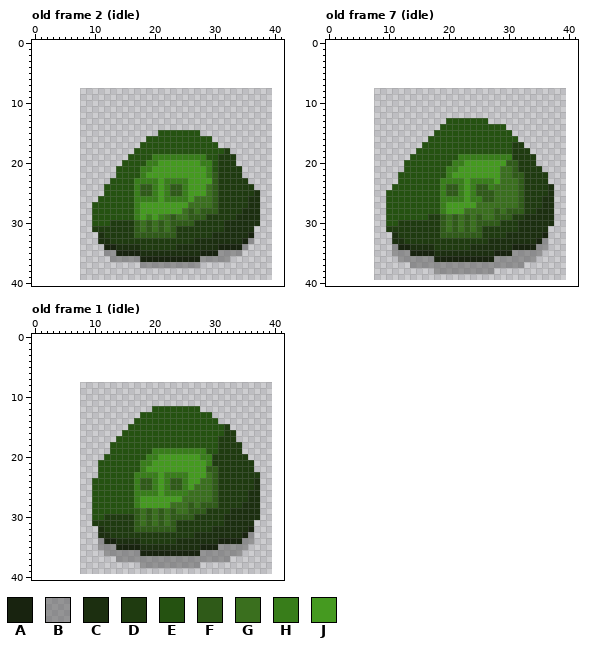
Pixel-art file: godot_project/Assets/Sprites/Monsters/AsepriteFiles/monster_slime.aseprite. That is the earlier state.
32x32 pixels, 14 frames. Colours within 5 levels of each other are drawn and written as one. Shown: old frame 2 (idle): x 0..41, y 0..40; old frame 7 (idle): x 0..41, y 0..40; old frame 1 (idle): x 0..41, y 0..40. The old version is drawn lined up with the new one, on the new canvas. The commit also changed other frames, which this record leaves out.
Visible layers, top first: "Skull" colour dodge, "Body", "Shadow".
Palette (. is transparent): A #18230f  B #5858587d  C #1c2f10  D #1f3b10  E #255211  F #2f5a18  G #3a6f1e  H #387d1a  J #459a20
Pixels before, old frame 2 (idle), first column x 10:
15 ...........EEEEEEE..........
16 .........EEEEEEEEEEE........
17 ........EEEEEEEEEEEEE.......
18 .......EEEEEEEEEEEEEEED.....
19 ......EEEEHHHHHHHHHEEDDD....
20 .....EEEEHHJJJJJJJHHEDDD....
21 ....EEEEHHJJJJJJJJJHEDDDD...
22 ....EEEEHJJJJJJJJJJHFDDDD...
23 ...EEEEHHHHJHHHHJJJJFDDDDD..
24 ..EEEEEHFFHJHFFHJJJGFDDDDDD.
25 ..EEEEEHFFHJHFFHJJJGFDDDDDDC
26 .EEEEEEHHHHJHHHHJGGGFDDDDDCC
27 EEEEEEEHJJJJJJJJGGGGFDDDDDCC
28 EEEEEEEHJJJJJJJGFGFFFDDDDCCC
29 EEEEEEEHJHJHGFGGFFFDDDDDCCCC
30 EEEDDDDFGFGFGFFFFDDDDDCCCCCC
31 DDDDDDDFGFGFGFDDDDDDDDCCCCC.
32 .CDDDDDFFFFFFFDDDDDDCCCCCCA.
33 .CCDDDDDDDDDDDDDDCCCCCCCCAB.
34 ..AACCCCDDDDDDCCCCCCCAAAAB..
35 ..BBAAAACCCCCCCCCCAAABBBB...
36 ...BBBBBAAAAAAAAAABBBBB.....
37 ........BBBBBBBBBB..........
Pixels before, old frame 7 (idle), first column x 10:
13 ..........EEEEEEE...........
14 .........EEEEEEEEEEE........
15 ........EEEEEEEEEEEEE.......
16 .......EEEEEEEEEEEEEEE......
17 ......EEEEEEEEEEEEEEEDD.....
18 .....EEEEEEEEEEEEEEEEDDD....
19 ....EEEEEEEEHHHHHHHHHDDDD...
20 ...EEEEEEEEHHJJJJJJJFFDDD...
21 ...EEEEEEEHHJJJJJJJGGFDDDD..
22 ..EEEEEEEEHJJJJJJJJGGFFDDDD.
23 ..EEEEEEEHHHHJHHHHJGGGFDDDD.
24 .EEEEEEEEHFFHJHFFHGGGGFDDDDC
25 EEEEEEEEEHFFHJHFFFGGGGFDDDDC
26 EEEEEEEEEHHHHJHHFFGGGGFDDDCC
27 EEEEEEEEEHJJJJJGGGGGGGFDDDCC
28 EEEEEEEEEHJJJGGGGGFGFFFDDCCC
29 EEEEEEEDDFGFGFGFGGFFFDDCCCCC
30 EEDDDDDDDFGFGFGFFFFDDDCCCCCC
31 DDDDDDDDDFGFGFGFDDDDDDCCCCC.
32 .CDDDDDDDFFFFFFFDDDDCCCCCCA.
33 .CCDDDDDDDDDDDDDDCCCCCCCCAB.
34 .BAACCCCDDDDDDCCCCCCCAAAABB.
35 .BBBAAAACCCCCCCCCCAAABBBBB..
36 ..BBBBBBAAAAAAAAAABBBBBBB...
37 ....BBBBBBBBBBBBBBBBBBB.....
38 ........BBBBBBBBBB..........
Pixels before, old frame 1 (idle), first column x 10:
12 ..........EEEEEEEE..........
13 ........EEEEEEEEEEEE........
14 .......EEEEEEEEEEEEEE.......
15 ......EEEEEEEEEEEEEEEED.....
16 .....EEEEEEEEEEEEEEEEEDD....
17 ....EEEEEEEEEEEEEEEEEDDD....
18 ...EEEEEEEEEEEEEEEEEEDDDD...
19 ...EEEEEEEHHHHHHHHHEEDDDD...
20 ..EEEEEEEHHJJJJJJJHHDDDDDD..
21 .EEEEEEEHHJJJJJJJJJHDDDDDDD.
22 .EEEEEEEHJJJJJJJJJJFFDDDDDD.
23 .EEEEEEHHHHJHHHHJJJGFDDDDDDD
24 EEEEEEEHFFHJHFFHJJGGFDDDDDDC
25 EEEEEEEHFFHJHFFHJGGGFDDDDDDC
26 EEEEEEEHHHHJHHHHGGGGFDDDDDCC
27 EEEEEEEHJJJJJJJGGGGGFDDDDDCC
28 EEEEEEEHJJJJJGGGFGFFFDDDDCCC
29 EEEEEEEFGFGFGFGGFFFDDDDCCCCC
30 EEDDDDDFGFGFGFFFFDDDDDCCCCCC
31 DDDDDDDFGFGFGFDDDDDDDDCCCCC.
32 .CDDDDDFFFFFFFDDDDDDCCCCCCA.
33 .CCDDDDDDDDDDDDDDCCCCCCCCAB.
34 .BAACCCCDDDDDDCCCCCCCAAAABB.
35 .BBBAAAACCCCCCCCCCAAABBBBB..
36 ..BBBBBBAAAAAAAAAABBBBBBB...
37 ....BBBBBBBBBBBBBBBBBBB.....
38 ........BBBBBBBBBB..........
Once edited:
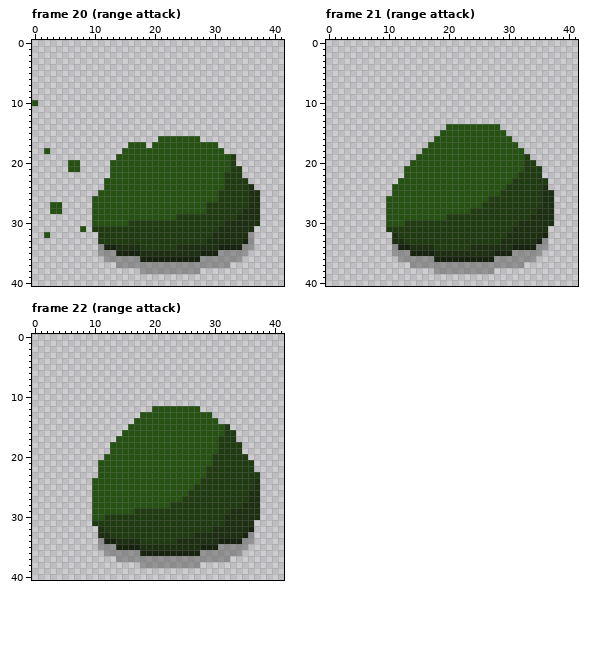
A new or re-ordered frame is compared with the old frame closest to it.
The edit:
canvas 32x32 -> 48x48, the old top-left corner now at 8,8
frames 14 -> 28
Changed rows in their new state; - is an unchanged pixel.
Frame 20 (range attack) is new; against old frame 2 (idle):
first column x 0:
10 E
first column x 2:
15 -------------------.......---------
16 -----------------..-------..-------
17 --------------EE-.-----------------
18 E------------EE---------------.----
19 ------------EE----EEEEEEEEE--EE----
20 ----EE-----EE----EEEEEEEEEEE-EE----
21 ----EE-----E----EEEEEEEEEEEE-EE----
22 -----------E----EEEEEEEEEEEEEE-----
23 ----------E----EEEEEEEEEEEEEEE-----
24 ---------------EEEEEEEEEEEEEEE----C
25 ---------E-----EEEEEEEEEEEEEE-----C
26 --------E------EEEEEEEEEEEEEE------
27 -EE------------EEEEEEEEEEEEDD------
28 -EE------------EEEEEEEEEEEEDD------
29 ---------------EEEEEEEDDDDD--------
30 -----------EEE-DDDDDDDDDD----------
31 ------E--------DDDDDDD-------C-----
32 E--------D-----DDDDDDD------------B
33 ---------DD--------------DD--------
34 ---------B------------------------B
35 ---------B-----------------------B-
36 ----------B--------------------BB--
37 ------------BBBB----------BBBBB----
38 ----------------BBBBBBBBBB---------
Frame 21 (range attack) is new; against old frame 7 (idle):
first column x 10:
13 ----------.......-----------
14 ---------.---------.--------
15 --------.-----------.-------
16 -------.-------------.------
17 ------.--------------E.-----
18 -----.---------------EE.----
19 ----.-------EEEEEEEEEEE-.---
20 ---.-------EEEEEEEEEEEE-----
21 ----------EEEEEEEEEEEEE-----
22 --.-------EEEEEEEEEEEED---.-
23 ---------EEEEEEEEEEEEDD-----
24 ---------EEEEEEEEEEEDDD---C.
25 .--------EEEEEEEEEEDDDD---C-
26 ---------EEEEEEEEDDDDDD-----
27 ---------EEEEEEEDDDDDDD-----
28 ---------EEEEEDDDDDDDDD-----
29 -------EEEDDDDDDDDDDD--D----
30 --E------DDDDDDDDDD---------
31 ---------DDDDDDD-----C------
32 ---------DDDDDDD------------
33 -----------------DD---------
Frame 22 (range attack) is new; against old frame 1 (idle):
first column x 17:
19 ---EEEEEEEEE--
20 --EEEEEEEEEEE-
21 -EEEEEEEEEEEE-
22 -EEEEEEEEEEEDD
23 EEEEEEEEEEEEDD
24 EEEEEEEEEEEDDD
25 EEEEEEEEEEDDDD
26 EEEEEEEEEDDDDD
27 EEEEEEEEDDDDDD
28 EEEEEEDDDDDDDD
29 DDDDDDDDDDDD--
30 DDDDDDDDDD----
31 DDDDDDD-------
32 DDDDDDD-------
Changed places in both pictures, as pixel boxes (x1, y1, x2, y2):
added: (32, 100, 38, 106)
changed: (44, 130, 254, 274)
changed: (386, 118, 554, 244)
changed: (134, 448, 218, 532)
